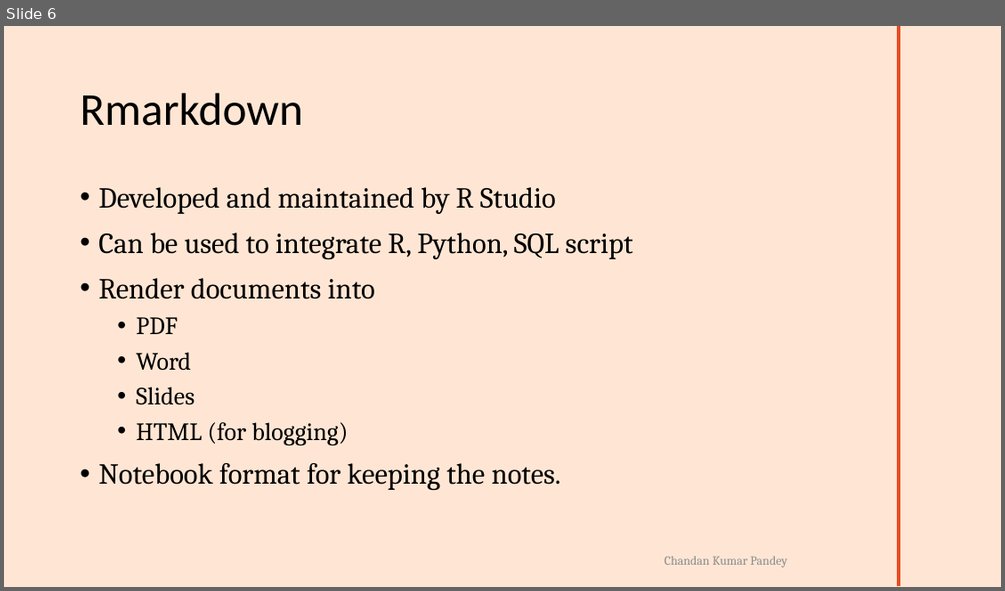
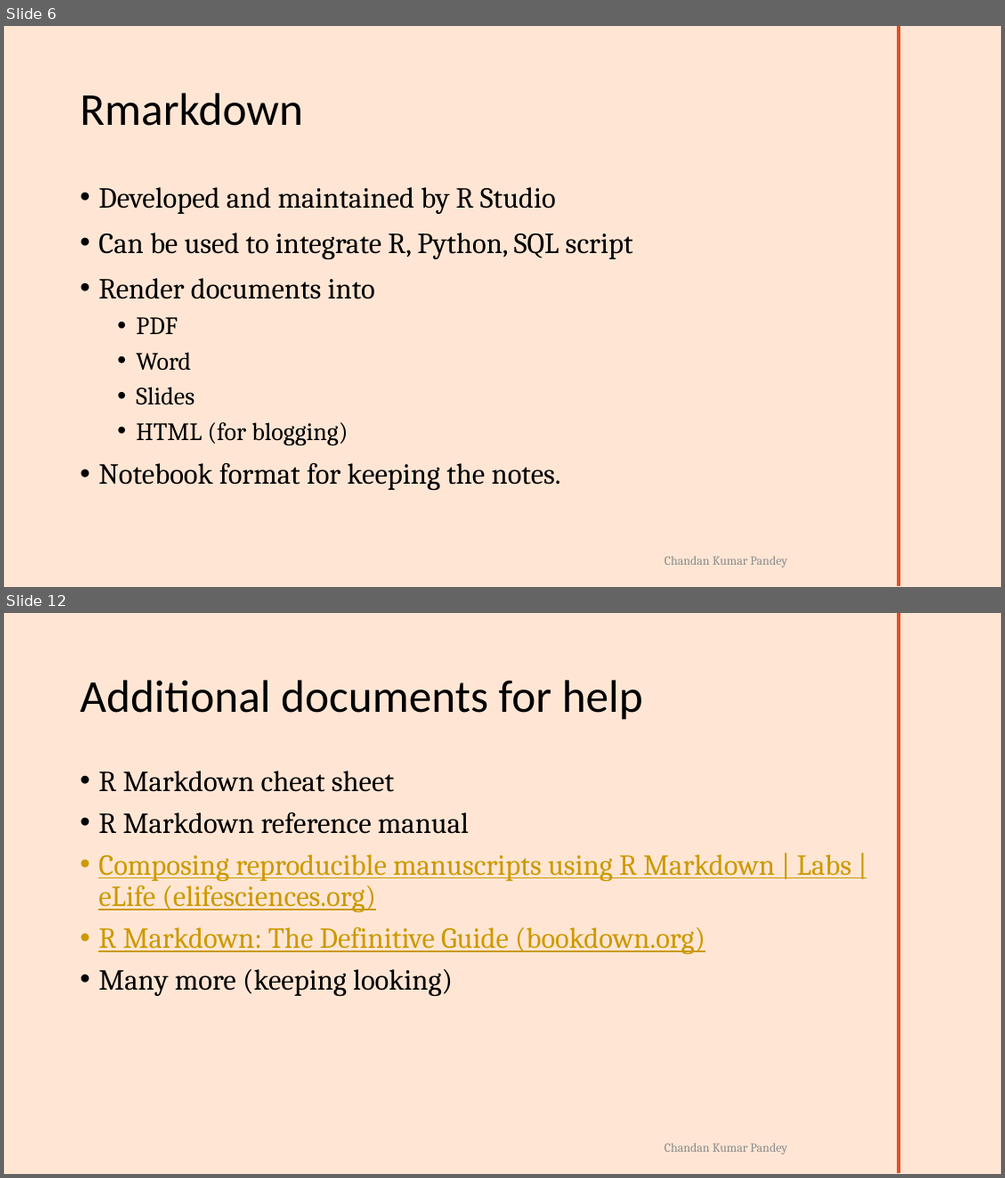
Before and after one commit to ckp1990/Rmark-SCCS-BLR-2023, a slide deck: SCCS-2023-Rmarkdown-workshop.pptx. Shown one above the other, each under a label of ours: slide 6 before the commit, slides 6 and 12 after it; the slides between them are not shown. The pictures are 1005x591 and 1005x1178 pixels, drawn with LibreOffice and Linux fonts; fonts in the diff are those of the drawing; background and template pictures are left out. Boxes give left, top, right and bottom in pixels: in the first picture for what was removed or moved away, otherwise in the second. Text is boxed around its words. In the diff, an @@ line names an element or a change of style, - is before the commit and + after.

```diff
--- a/SCCS-2023-Rmarkdown-workshop.pptx
+++ b/SCCS-2023-Rmarkdown-workshop.pptx
@@ slide 12 added at [4,613,1001,1174], background #FFE6D4; not listed: 2 template elements that a slide beside it also shows @@
@@ title added at [80,680,643,720], 44 pt, text #000000 @@
+Additional documents for help
@@ text added at [98,771,851,996], 28 pt, text #CC9900, underline @@
+• R Markdown cheat sheet
+• R Markdown reference manual
+• Composing reproducible manuscripts using R Markdown | Labs | eLife (elifesciences.org)
+• R Markdown: The Definitive Guide (bookdown.org)
+• Many more (keeping looking)
```
Also in this commit, not shown: 1 slide changed, 7 other slides added, 1 slide removed, 6 other files.
